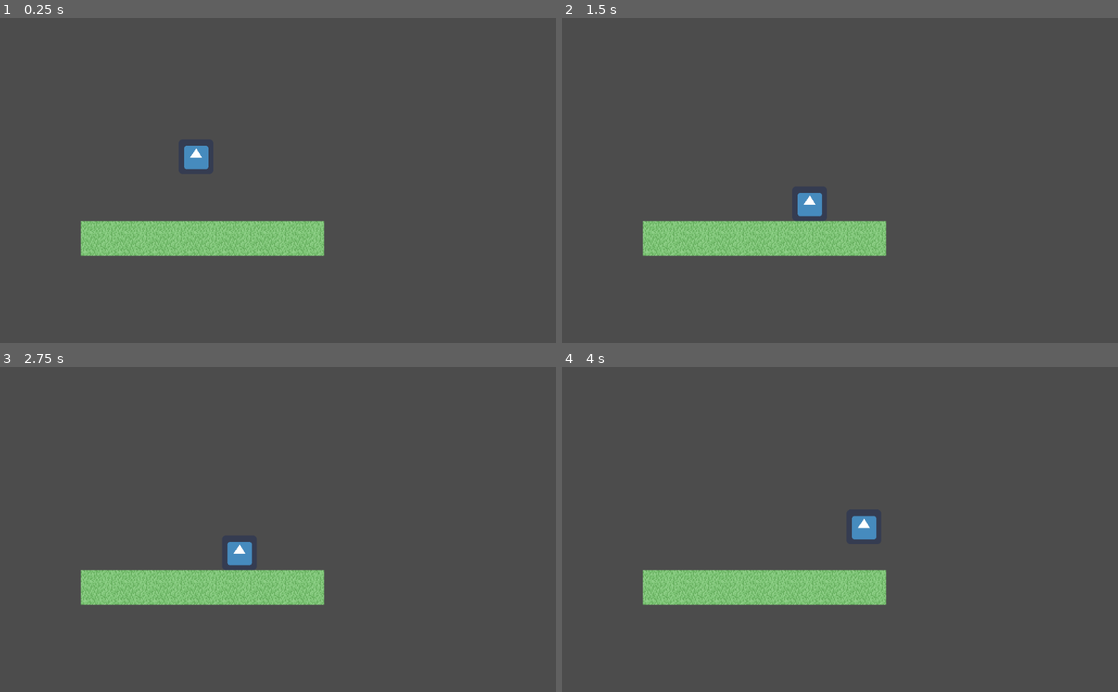
Above: before the commit, frames 1-4 (two rows, left to right).
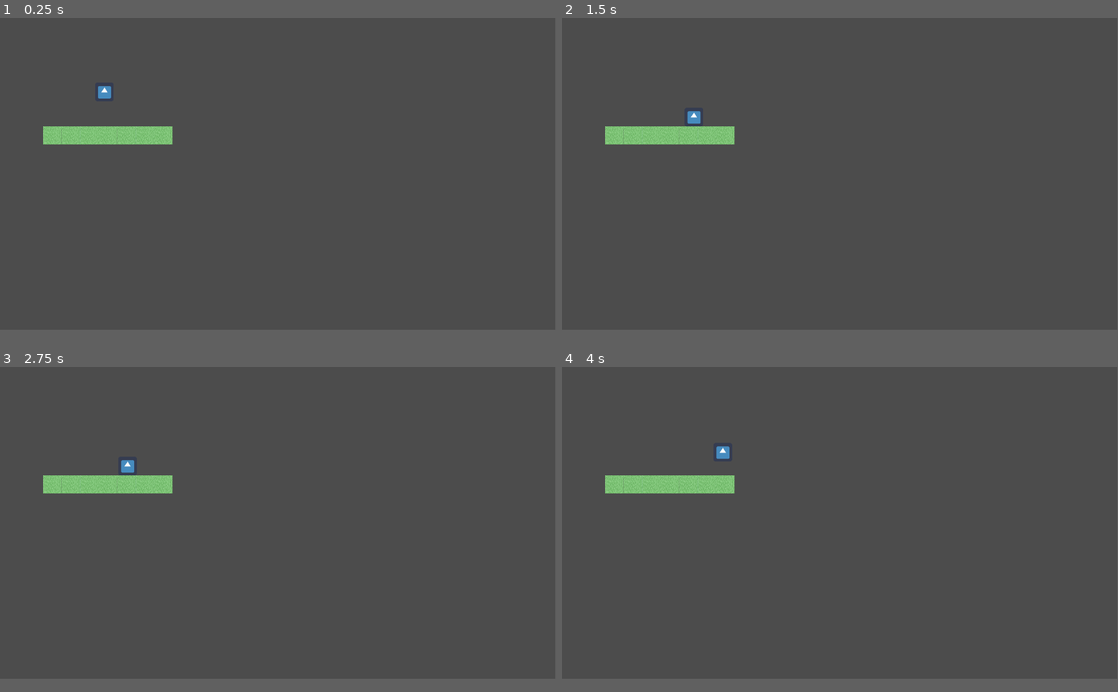
Above: after the commit, the same moments.

Repository: Axebunnii/rhythm-platformer
Game: Godot game, scene res://Scenes/Game.tscn
Two runs of this game, one before a commit and one after it. Both use one fixed random seed, a clock stepped at 60 frames per second and the inputs below. The project has no main scene, so this scene is started directly. The engine's default icon, where the game draws it, is replaced by a stand-in: a white triangle on a blue panel in a dark square.
Inputs:
- Up to frame 1 (0.25 s): no input
- Up to frame 2 (1.5 s): tap Enter (ui_accept) at 0.5, 0.6, 1.35 s; hold D (Right) from 0.53 s (still down); tap Space (Jump) at 0.77 s
- Up to frame 3 (2.75 s): tap Space (Jump) at 1.52 s; release D (Right) at 2.03 s; hold A (Left) from 2.03 s (still down); tap Enter (ui_accept) at 2.1 s
- Up to frame 4 (4 s): release A (Left) at 2.78 s; hold D (Right) from 2.78 s (still down); tap Enter (ui_accept) at 2.85, 3.6 s; tap Space (Jump) at 3.02, 3.77 s
In our replay, the window is 800x468 before the commit and 799x449 after it. These sizes can differ from the game's own. Grey fills any space a smaller window leaves; there, only what the larger window draws over its background counts as a difference.

The runs differ from the first frame. In frame 1, 6.5% of the frame differs, in the area x 7-59%, y 20-74%; in frame 2, 6.5%; in frame 3, 6.5%; in frame 4, 6.5%, in the area x 7-59%, y 24-74%.

Commit message:
main and options menu added

Diff:
--- /dev/null
+++ b/Code/MainMenu.gd
@@ -0,0 +1,17 @@
+extends Menu
+
+func _ready() -> void:
+	selectors = [selectorOne, selectorTwo, selectorThree]
+	currentScene = get_tree().get_current_scene().get_name()
+	print(currentScene)
+	optionsScene = load("res://Scenes/OptionsMenu.tscn")
+	SetSelector(0)
+
+func SelectionHandler(_currentSelection) -> void:
+	if (_currentSelection == 0):
+		print("Settings")
+	elif (_currentSelection == 1):
+		print("credits")
+	elif (_currentSelection == 2):
+		get_parent().add_child(mainScene.instance())
+		queue_free()
--- /dev/null
+++ b/Code/Menu.gd
@@ -0,0 +1,89 @@
+extends MarginContainer
+
+class_name Menu
+
+const gameScene = preload("res://Scenes/Game.tscn")
+var mainScene
+var optionsScene
+
+onready var selectorOne = get_node("CenterContainer/VBoxContainer/CenterContainer2/VBoxContainer/CenterContainer/HBoxContainer/Selector")
+onready var selectorTwo = get_node("CenterContainer/VBoxContainer/CenterContainer2/VBoxContainer/CenterContainer2/HBoxContainer/Selector")
+onready var selectorThree = get_node("CenterContainer/VBoxContainer/CenterContainer2/VBoxContainer/CenterContainer3/HBoxContainer/Selector")
+
+var selectors
+var currentScene
+var currentSelection = 0
+
+
+func _ready():
+	print("x")
+#	selectors = [selectorOne, selectorTwo, selectorThree]
+#	currentScene = get_tree().get_current_scene().get_name()
+#	print(currentScene)
+#	match currentScene:
+#		"MainMenu":
+#			optionsScene = load("res://Scenes/OptionsMenu.tscn")
+#		"OptionsMenu":
+#			mainScene = load("res://Scenes/MainMenu.tscn")
+#	SetSelector(0)
+
+
+func _process(delta):
+	InputHandler()
+
+
+func InputHandler():
+	if (Input.is_action_just_pressed("ui_up")):
+		currentSelection -= 1
+		if (currentSelection >= 3):
+			currentSelection = 0
+		elif (currentSelection <= -1):
+			currentSelection = 2
+		SetSelector(currentSelection)
+	elif (Input.is_action_just_pressed("ui_down")):
+		currentSelection += 1
+		if (currentSelection >= 3):
+			currentSelection = 0
+		elif (currentSelection <= -1):
+			currentSelection = 2
+		SetSelector(currentSelection)
+	elif (Input.is_action_just_pressed("ui_accept")):
+		currentScene = get_tree().get_current_scene().get_name()
+		SelectionHandler(currentSelection)
+
+
+func SetSelector(_currentSelection):
+	print(_currentSelection)
+	for i in selectors:
+		i.text = ""
+
+	if (_currentSelection == 0):
+		selectorOne.text = ">"
+	elif (_currentSelection == 1):
+		selectorTwo.text = ">"
+	elif (_currentSelection == 2):
+		selectorThree.text = ">"
+
+
+func SelectionHandler(_currentSelection):
+	print("y")
+#	if (currentScene == "MainMenu"):
+#		if (_currentSelection == 0):
+#			# get the root node and add the new scene as a child
+#			get_parent().add_child(gameScene.instance())
+#			# delete this scene
+#			queue_free()
+#		elif (_currentSelection == 1):
+#			get_parent().add_child(optionsScene.instance())
+#			queue_free()
+#		elif (_currentSelection == 2):
+#			# quit the game
+#			get_tree().quit()
+#	elif (currentScene == "OptionsMenu"):
+#		if (_currentSelection == 0):
+#			print("Settings")
+#		elif (_currentSelection == 1):
+#			print("credits")
+#		elif (_currentSelection == 2):
+#			get_parent().add_child(mainScene.instance())
+#			queue_free()
--- /dev/null
+++ b/Code/OptionsMenu.gd
@@ -0,0 +1,17 @@
+extends Menu
+
+func _ready() -> void:
+	selectors = [selectorOne, selectorTwo, selectorThree]
+	currentScene = get_tree().get_current_scene().get_name()
+	print(currentScene)
+	mainScene = load("res://Scenes/MainMenu.tscn")
+	SetSelector(0)
+
+func SelectionHandler(_currentSelection) -> void:
+	if (_currentSelection == 0):
+		print("Settings")
+	elif (_currentSelection == 1):
+		print("credits")
+	elif (_currentSelection == 2):
+		get_parent().add_child(mainScene.instance())
+		queue_free()
--- a/Code/Timer.gd
+++ b/Code/Timer.gd
@@ -13,7 +13,7 @@
 
 func PlayTimer(delta):
 	time += delta
-	print(time)
+
 
 func StartTimer():
 	ResetTimer()
--- /dev/null
+++ b/Scenes/MainMenu.tscn
@@ -0,0 +1,102 @@
+[gd_scene load_steps=2 format=2]
+
+[ext_resource path="res://Code/MainMenu.gd" type="Script" id=1]
+
+[node name="MainMenu" type="MarginContainer"]
+anchor_right = 1.0
+anchor_bottom = 1.0
+script = ExtResource( 1 )
+
+[node name="CenterContainer" type="CenterContainer" parent="."]
+margin_right = 1920.0
+margin_bottom = 1080.0
+
+[node name="VBoxContainer" type="VBoxContainer" parent="CenterContainer"]
+margin_left = 928.0
+margin_top = 497.0
+margin_right = 991.0
+margin_bottom = 582.0
+
+[node name="CenterContainer" type="CenterContainer" parent="CenterContainer/VBoxContainer"]
+margin_right = 63.0
+margin_bottom = 31.0
+
+[node name="Title" type="Label" parent="CenterContainer/VBoxContainer/CenterContainer"]
+margin_left = 17.0
+margin_right = 45.0
+margin_bottom = 31.0
+text = "Title
+"
+
+[node name="CenterContainer2" type="CenterContainer" parent="CenterContainer/VBoxContainer"]
+margin_top = 35.0
+margin_right = 63.0
+margin_bottom = 85.0
+
+[node name="VBoxContainer" type="VBoxContainer" parent="CenterContainer/VBoxContainer/CenterContainer2"]
+margin_right = 63.0
+margin_bottom = 50.0
+
+[node name="CenterContainer" type="CenterContainer" parent="CenterContainer/VBoxContainer/CenterContainer2/VBoxContainer"]
+margin_right = 63.0
+margin_bottom = 14.0
+
+[node name="HBoxContainer" type="HBoxContainer" parent="CenterContainer/VBoxContainer/CenterContainer2/VBoxContainer/CenterContainer"]
+margin_left = 12.0
+margin_right = 50.0
+margin_bottom = 14.0
+
+[node name="Selector" type="Label" parent="CenterContainer/VBoxContainer/CenterContainer2/VBoxContainer/CenterContainer/HBoxContainer"]
+margin_right = 8.0
+margin_bottom = 14.0
+rect_min_size = Vector2( 7, 0 )
+text = ">"
+
+[node name="Play" type="Label" parent="CenterContainer/VBoxContainer/CenterContainer2/VBoxContainer/CenterContainer/HBoxContainer"]
+margin_left = 12.0
+margin_right = 38.0
+margin_bottom = 14.0
+text = "Play"
+
+[node name="CenterContainer2" type="CenterContainer" parent="CenterContainer/VBoxContainer/CenterContainer2/VBoxContainer"]
+margin_top = 18.0
+margin_right = 63.0
+margin_bottom = 32.0
+
+[node name="HBoxContainer" type="HBoxContainer" parent="CenterContainer/VBoxContainer/CenterContainer2/VBoxContainer/CenterContainer2"]
+margin_right = 63.0
+margin_bottom = 14.0
+
+[node name="Selector" type="Label" parent="CenterContainer/VBoxContainer/CenterContainer2/VBoxContainer/CenterContainer2/HBoxContainer"]
+margin_right = 8.0
+margin_bottom = 14.0
+rect_min_size = Vector2( 7, 0 )
+text = ">"
+
+[node name="Options" type="Label" parent="CenterContainer/VBoxContainer/CenterContainer2/VBoxContainer/CenterContainer2/HBoxContainer"]
+margin_left = 12.0
+margin_right = 63.0
+margin_bottom = 14.0
+text = "Options"
+
+[node name="CenterContainer3" type="CenterContainer" parent="CenterContainer/VBoxContainer/CenterContainer2/VBoxContainer"]
+margin_top = 36.0
+margin_right = 63.0
+margin_bottom = 50.0
+
+[node name="HBoxContainer" type="HBoxContainer" parent="CenterContainer/VBoxContainer/CenterContainer2/VBoxContainer/CenterContainer3"]
+margin_left = 11.0
+margin_right = 51.0
+margin_bottom = 14.0
+
+[node name="Selector" type="Label" parent="CenterContainer/VBoxContainer/CenterContainer2/VBoxContainer/CenterContainer3/HBoxContainer"]
+margin_right = 8.0
+margin_bottom = 14.0
+rect_min_size = Vector2( 7, 0 )
+text = ">"
+
+[node name="Quit" type="Label" parent="CenterContainer/VBoxContainer/CenterContainer2/VBoxContainer/CenterContainer3/HBoxContainer"]
+margin_left = 12.0
+margin_right = 40.0
+margin_bottom = 14.0
+text = "Quit"
--- /dev/null
+++ b/Scenes/OptionsMenu.tscn
@@ -0,0 +1,102 @@
+[gd_scene load_steps=2 format=2]
+
+[ext_resource path="res://Code/OptionsMenu.gd" type="Script" id=1]
+
+[node name="OptionsMenu" type="MarginContainer"]
+anchor_right = 1.0
+anchor_bottom = 1.0
+script = ExtResource( 1 )
+
+[node name="CenterContainer" type="CenterContainer" parent="."]
+margin_right = 1920.0
+margin_bottom = 1080.0
+
+[node name="VBoxContainer" type="VBoxContainer" parent="CenterContainer"]
+margin_left = 928.0
+margin_top = 497.0
+margin_right = 991.0
+margin_bottom = 582.0
+
+[node name="CenterContainer" type="CenterContainer" parent="CenterContainer/VBoxContainer"]
+margin_right = 63.0
+margin_bottom = 31.0
+
+[node name="Options" type="Label" parent="CenterContainer/VBoxContainer/CenterContainer"]
+margin_left = 6.0
+margin_right = 57.0
+margin_bottom = 31.0
+text = "Options
+"
+
+[node name="CenterContainer2" type="CenterContainer" parent="CenterContainer/VBoxContainer"]
+margin_top = 35.0
+margin_right = 63.0
+margin_bottom = 85.0
+
+[node name="VBoxContainer" type="VBoxContainer" parent="CenterContainer/VBoxContainer/CenterContainer2"]
+margin_right = 63.0
+margin_bottom = 50.0
+
+[node name="CenterContainer" type="CenterContainer" parent="CenterContainer/VBoxContainer/CenterContainer2/VBoxContainer"]
+margin_right = 63.0
+margin_bottom = 14.0
+
+[node name="HBoxContainer" type="HBoxContainer" parent="CenterContainer/VBoxContainer/CenterContainer2/VBoxContainer/CenterContainer"]
+margin_right = 63.0
+margin_bottom = 14.0
+
+[node name="Selector" type="Label" parent="CenterContainer/VBoxContainer/CenterContainer2/VBoxContainer/CenterContainer/HBoxContainer"]
+margin_right = 8.0
+margin_bottom = 14.0
+rect_min_size = Vector2( 7, 0 )
+text = ">"
+
+[node name="Settings" type="Label" parent="CenterContainer/VBoxContainer/CenterContainer2/VBoxContainer/CenterContainer/HBoxContainer"]
+margin_left = 12.0
+margin_right = 63.0
+margin_bottom = 14.0
+text = "Settings"
+
+[node name="CenterContainer2" type="CenterContainer" parent="CenterContainer/VBoxContainer/CenterContainer2/VBoxContainer"]
+margin_top = 18.0
+margin_right = 63.0
+margin_bottom = 32.0
+
+[node name="HBoxContainer" type="HBoxContainer" parent="CenterContainer/VBoxContainer/CenterContainer2/VBoxContainer/CenterContainer2"]
+margin_left = 3.0
+margin_right = 60.0
+margin_bottom = 14.0
+
+[node name="Selector" type="Label" parent="CenterContainer/VBoxContainer/CenterContainer2/VBoxContainer/CenterContainer2/HBoxContainer"]
+margin_right = 8.0
+margin_bottom = 14.0
+rect_min_size = Vector2( 7, 0 )
+text = ">"
+
+[node name="Credits" type="Label" parent="CenterContainer/VBoxContainer/CenterContainer2/VBoxContainer/CenterContainer2/HBoxContainer"]
+margin_left = 12.0
+margin_right = 57.0
+margin_bottom = 14.0
+text = "Credits"
+
+[node name="CenterContainer3" type="CenterContainer" parent="CenterContainer/VBoxContainer/CenterContainer2/VBoxContainer"]
+margin_top = 36.0
+margin_right = 63.0
+margin_bottom = 50.0
+
+[node name="HBoxContainer" type="HBoxContainer" parent="CenterContainer/VBoxContainer/CenterContainer2/VBoxContainer/CenterContainer3"]
+margin_left = 10.0
+margin_right = 52.0
+margin_bottom = 14.0
+
+[node name="Selector" type="Label" parent="CenterContainer/VBoxContainer/CenterContainer2/VBoxContainer/CenterContainer3/HBoxContainer"]
+margin_right = 8.0
+margin_bottom = 14.0
+rect_min_size = Vector2( 7, 0 )
+text = ">"
+
+[node name="Back" type="Label" parent="CenterContainer/VBoxContainer/CenterContainer2/VBoxContainer/CenterContainer3/HBoxContainer"]
+margin_left = 12.0
+margin_right = 42.0
+margin_bottom = 14.0
+text = "Back"
--- a/project.godot
+++ b/project.godot
@@ -8,10 +8,25 @@
 
 config_version=4
 
+_global_script_classes=[ {
+"base": "MarginContainer",
+"class": "Menu",
+"language": "GDScript",
+"path": "res://Code/Menu.gd"
+} ]
+_global_script_class_icons={
+"Menu": ""
+}
+
 [application]
 
 config/name="RhythmPlatformer"
 config/icon="res://icon.png"
+
+[display]
+
+window/size/width=1920
+window/size/height=1080
 
 [global]
 
@@ -19,6 +34,18 @@
 
 [input]
 
+ui_up={
+"deadzone": 0.5,
+"events": [ Object(InputEventJoypadButton,"resource_local_to_scene":false,"resource_name":"","device":0,"button_index":12,"pressure":0.0,"pressed":false,"script":null)
+, Object(InputEventKey,"resource_local_to_scene":false,"resource_name":"","device":0,"alt":false,"shift":false,"control":false,"meta":false,"command":false,"pressed":false,"scancode":16777232,"physical_scancode":0,"unicode":0,"echo":false,"script":null)
+ ]
+}
+ui_down={
+"deadzone": 0.5,
+"events": [ Object(InputEventJoypadButton,"resource_local_to_scene":false,"resource_name":"","device":0,"button_index":13,"pressure":0.0,"pressed":false,"script":null)
+, Object(InputEventKey,"resource_local_to_scene":false,"resource_name":"","device":0,"alt":false,"shift":false,"control":false,"meta":false,"command":false,"pressed":false,"scancode":16777234,"physical_scancode":0,"unicode":0,"echo":false,"script":null)
+ ]
+}
 Right={
 "deadzone": 0.5,
 "events": [ Object(InputEventKey,"resource_local_to_scene":false,"resource_name":"","device":0,"alt":false,"shift":false,"control":false,"meta":false,"command":false,"pressed":false,"scancode":68,"physical_scancode":0,"unicode":0,"echo":false,"script":null)
